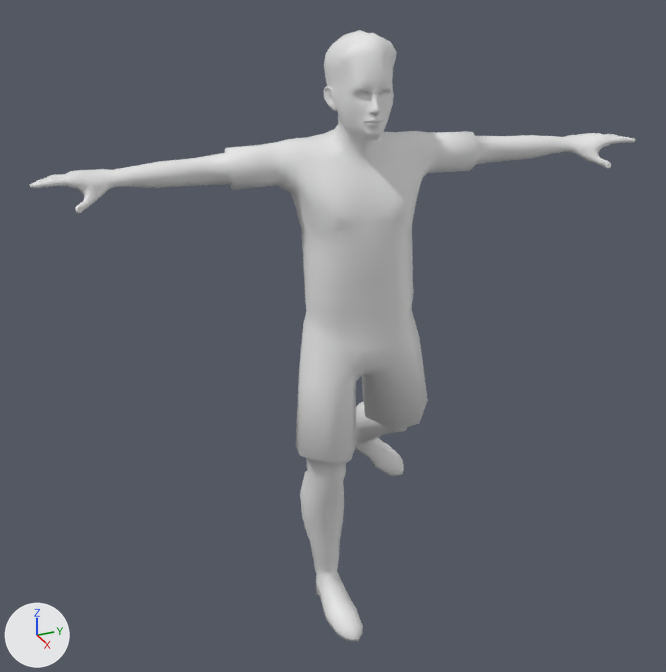
Before and after pictures for a commit that changed the OBJ model res/playerAnim/player_000038.obj.
Before and after are seen from a camera (50 mm lens) standing at (11.14, -5.33, 5.78) and looking at (-0.56, -0.06, -0.07). Every picture has the same lights, and +X, +Y and +Z are marked at lower left. Where no turn or scale is listed for an object, it has been applied to the vertices.

In view in the first picture: 'soccerplayer_mesh'.
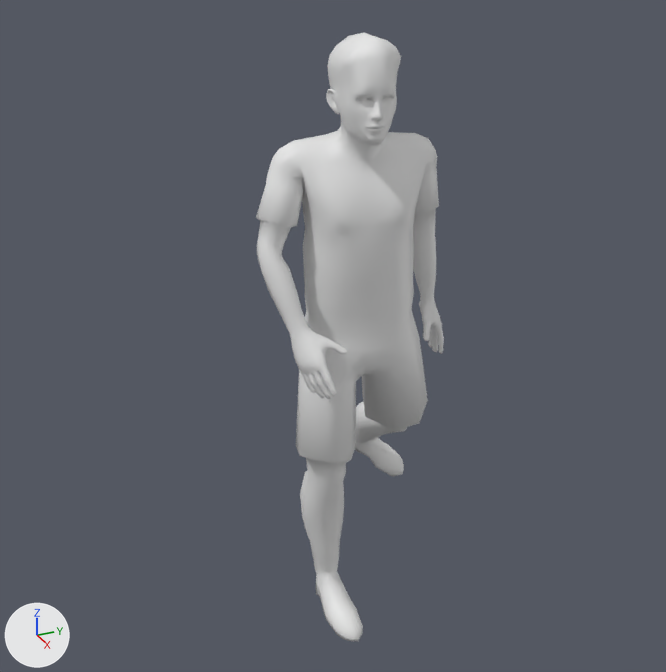
Boxes (x1, y1, x2, y2) around the edits, measured in the pictures (666 x 672 px; the box of a moved part takes in the faces that stretch with it):
'soccerplayer_mesh', reshaped (69% narrower)
    before: (30, 30, 636, 641)
    after: (256, 33, 444, 641)
part 1 of me_soccerplayer_mesh, moved or reshaped
    before: (30, 30, 636, 336)
    after: (256, 33, 444, 399)

The change in detail:
me_soccerplayer_mesh is used by ob_soccerplayer_mesh; location (0.0, 0.0, 0.0).
me_soccerplayer_mesh had 2430 vertices, 4792 faces and spanned x -2.53..1.26, y -4.19..4.16, z -4.39..4.46.
me_soccerplayer_mesh now has 2430 vertices, 4792 faces and spans x -2.53..1.36, y -1.51..1.98, z -4.39..4.45.
me_soccerplayer_mesh part 1: 1959 of 2430 vertices moved; they spanned x -0.62..0.93, y -4.19..4.16, z 0.47..4.46 and now span x -0.43..1.36, y -1.51..1.47, z -0.38..4.45; mean shift (0.26, 0.06, -1.21); largest move (-0.34, -4.19, 2.8) -> (1.26, -0.92, -0.06).
